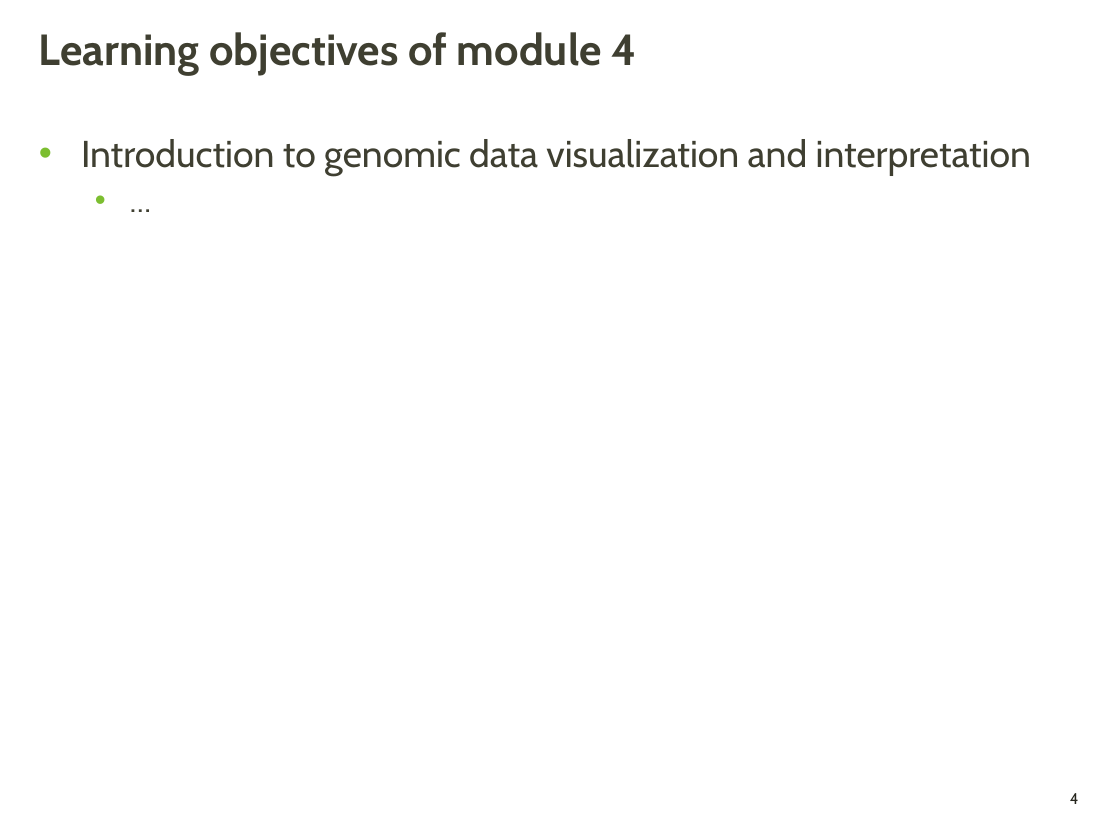
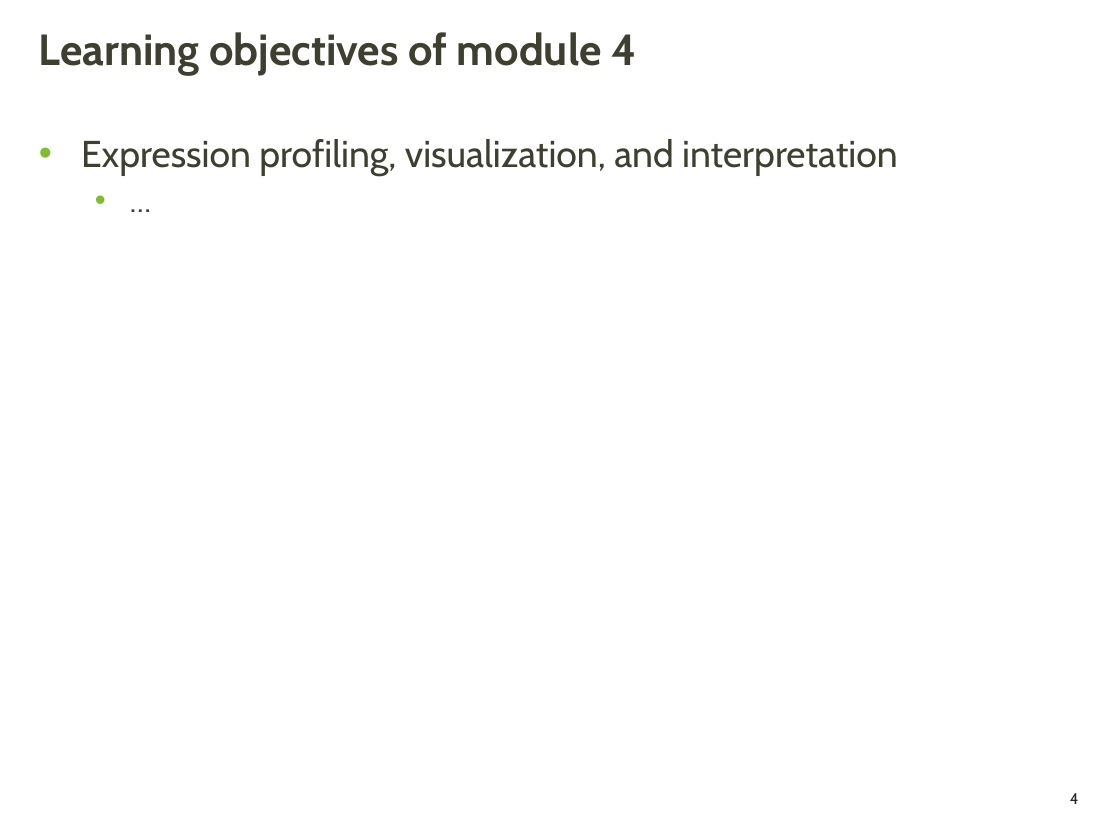
Before and after one commit to griffithlab/genviz.org, a slide deck: slide 4 of lectures/GenViz_Module4_Lecture.pptx. Drawn at 1120x840 pixels with LibreOffice and Linux fonts; fonts in the diff are those of the drawing; background and template pictures are left out. Boxes give left, top, right and bottom in pixels: in the first picture for what was removed or moved away, otherwise in the second. Text is boxed around its words. In the diff, an @@ line names an element or a change of style, - is before the commit and + after.

```diff
--- a/lectures/GenViz_Module4_Lecture.pptx
+++ b/lectures/GenViz_Module4_Lecture.pptx
@@ text at [81,139,897,175]: text changed @@
-• Introduction to genomic data visualization and interpretation
+• Expression profiling, visualization, and interpretation
```
Also in this commit, not shown: 2 other slides changed, 6 other files.
